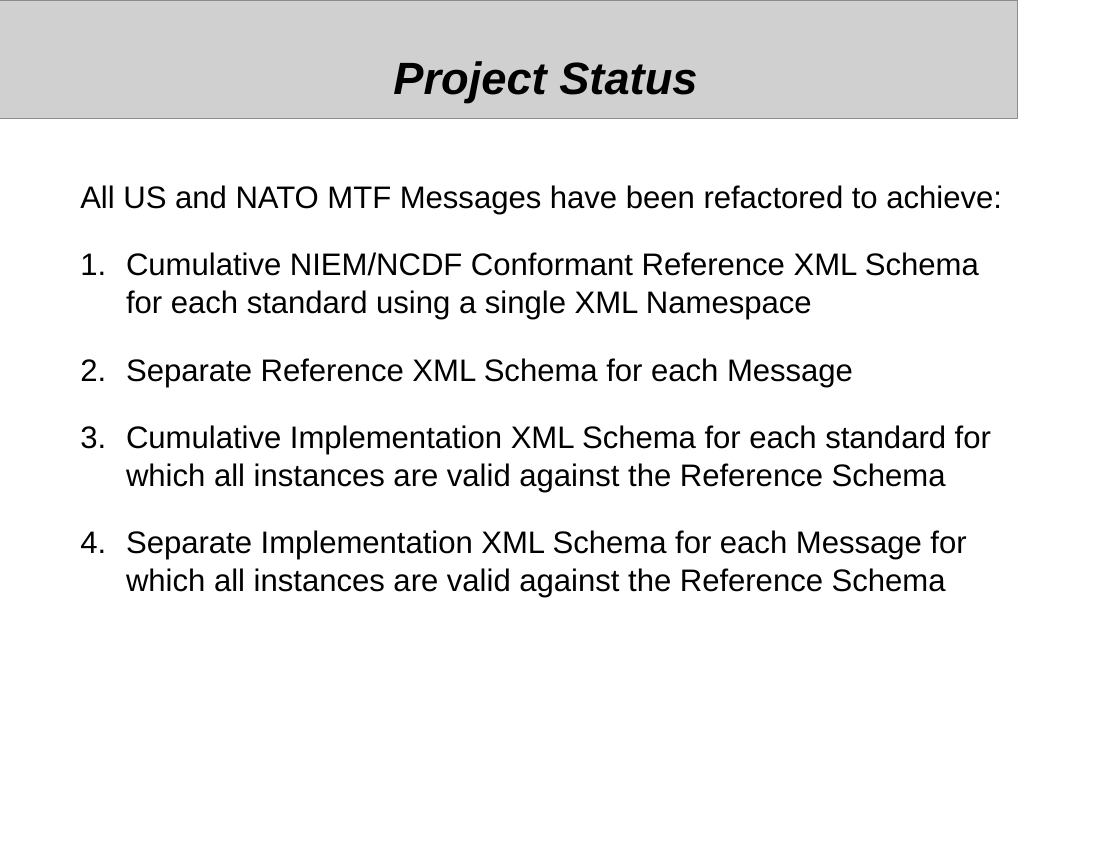
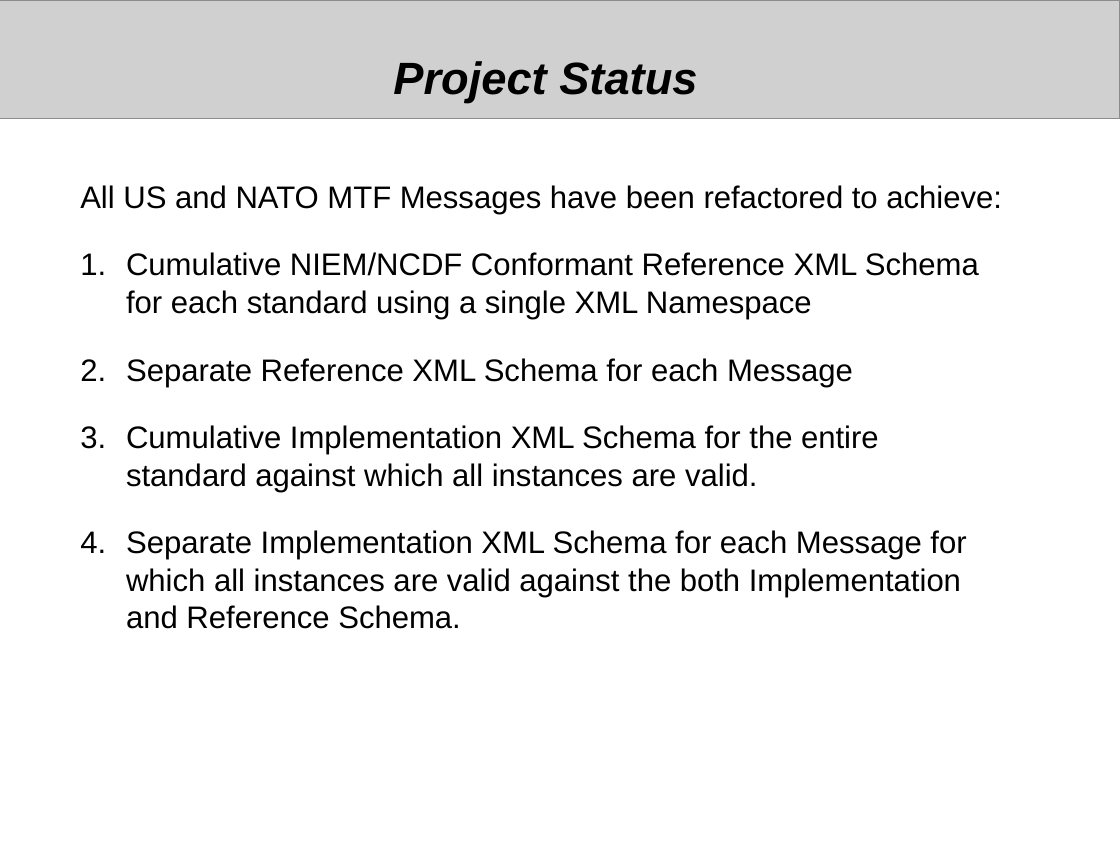
Before and after one commit to mil-oss/MTFXML, a slide deck: slide 5 of NCDF_MTF/Doc/NATO_MTF_NCDF.odp (slide 3 before the commit). Drawn at 1120x865 pixels with LibreOffice and Linux fonts; fonts in the diff are those of the drawing; grey boxes stand for pictures. Boxes give left, top, right and bottom in pixels: in the first picture for what was removed or moved away, otherwise in the second. Text is boxed around its words. In the diff, an @@ line names an element or a change of style, - is before the commit and + after.

```diff
--- a/NCDF_MTF/Doc/NATO_MTF_NCDF.odp
+++ b/NCDF_MTF/Doc/NATO_MTF_NCDF.odp
@@ picture: place and size @@
-picture at (0, 0, 1018, 118)
+picture at (0, 0, 1120, 118)
@@ text at (126, 425, 966, 629): text changed @@
-3. Cumulative Implementation XML Schema for each standard for which all instances are valid against the Reference Schema
-4. Separate Implementation XML Schema for each Message for which all instances are valid against the Reference Schema
+3. Cumulative Implementation XML Schema for the entire standard against which all instances are valid.
+4. Separate Implementation XML Schema for each Message for which all instances are valid against the both Implementation and Reference Schema.
```
Also in this commit, not shown: 2 slides added, 7 other files.
